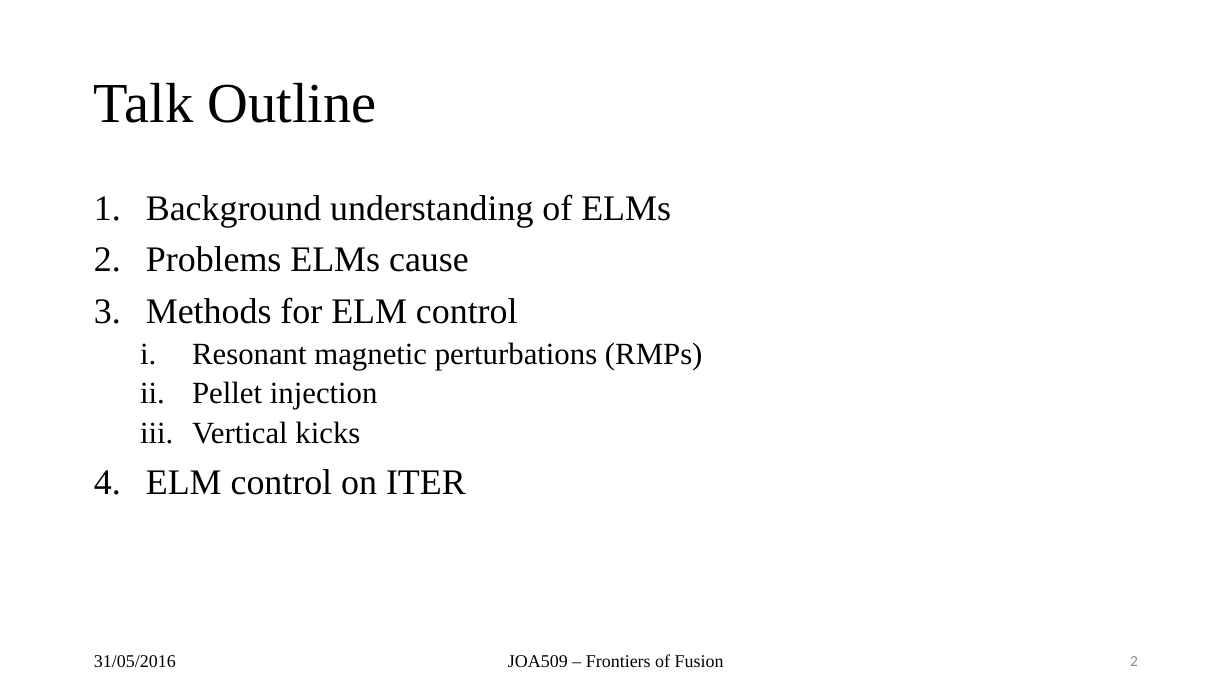
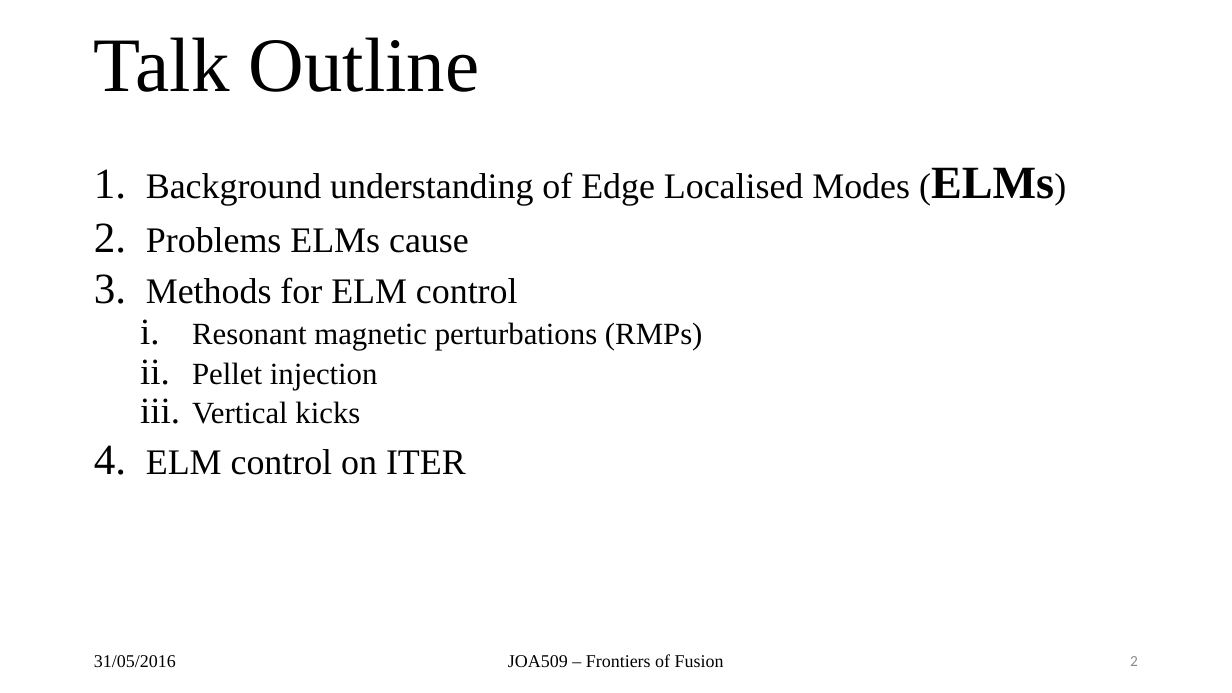
Before and after one commit to airdas/FFessay, a slide deck: slide 2 of Presentation/elmz.pptx. Drawn at 1232x693 pixels with LibreOffice and Linux fonts; fonts in the diff are those of the drawing; background and template pictures are left out. Boxes give left, top, right and bottom in pixels: in the first picture for what was removed or moved away, otherwise in the second. Text is boxed around its words. In the diff, an @@ line names an element or a change of style, - is before the commit and + after.

Commit message:
done bg slide, on to methods for control

```diff
--- a/Presentation/elmz.pptx
+++ b/Presentation/elmz.pptx
@@ title "Talk Outline": place and size @@
-title "Talk Outline" at [94,82,377,123]
+title "Talk Outline" at [94,37,480,92]
@@ title "Talk Outline" at [94,37,480,92]: size 44 to 60 pt @@
@@ text "Background understanding of Edge Localised ...": place and size @@
-text "Background understanding of Edge Localised ..." at [146,194,703,495]
+text "Background understanding of Edge Localised ..." at [146,167,1054,475]
@@ text at [146,167,1054,205]: text changed @@
-1. Background understanding of ELMs
+1. Background understanding of Edge Localised Modes (ELMs)
```
Also in this commit, not shown: 1 other slide changed, 2 slides added, 6 other files.
